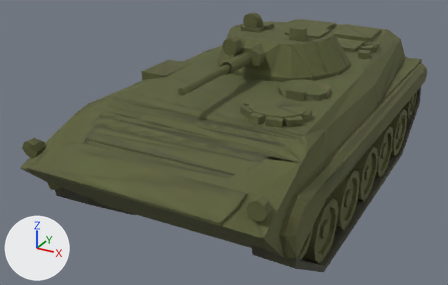
The glTF model web/public/pezzi/golan73_syrian_mech_0.glb: old version first, new version second.
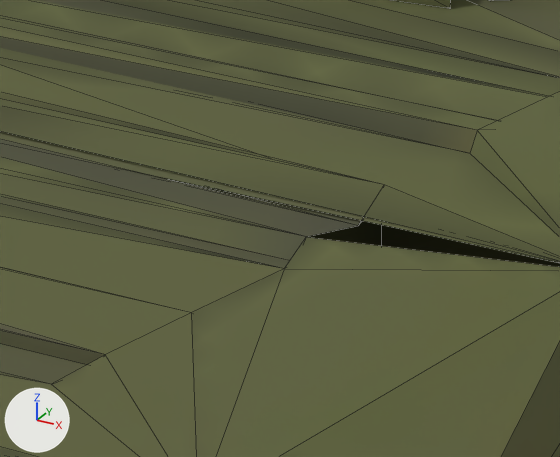
Each version appears first whole from a 50 mm lens placed at (0.527, -1.118, 0.649), pointed at (-0.054, -0.062, 0.121), and next in a close-up on the part from 50% to 66% of the width and 44% to 66% of the height. The lights are fixed; the arrows at lower left show +X, +Y and +Z. The older version's two pictures come first. The close-ups show mesh edges as thin lines. Vertices at exactly the same position are counted once.

Script lines for the objects in view, before the commit:
```python
me_golan73_syrian_mech_glb = bpy.data.meshes.new('golan73_syrian_mech.glb')
me_golan73_syrian_mech_glb.from_pydata(...)  # 1543 vertices, 2789 faces; spans x -0.247..0.247, y -0.487..0.487, z 0.0..0.373
me_golan73_syrian_mech_glb.materials.append(mat_figura)  # picture img_image_0
ob_golan73_syrian_mech_glb = bpy.data.objects.new('golan73_syrian_mech.glb', me_golan73_syrian_mech_glb)
ob_golan73_syrian_mech_glb.location = (0.0, 0.0, 0.0)
```
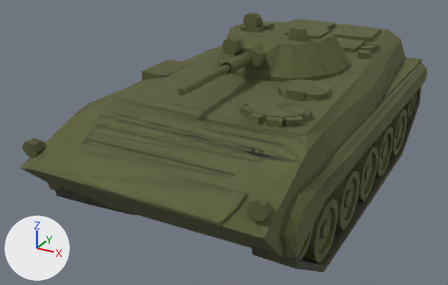
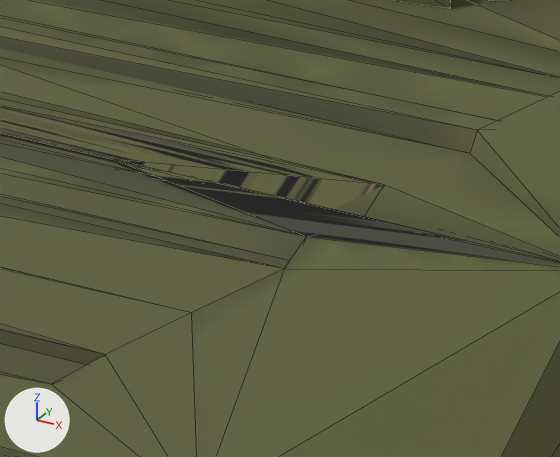
The change, as a diff of the scene's bpy script:
```diff
--- a/web/public/pezzi/golan73_syrian_mech_0.glb.py
+++ b/web/public/pezzi/golan73_syrian_mech_0.glb.py
@@ me_golan73_syrian_mech_glb @@
 # used by ob_golan73_syrian_mech_glb; location = (0.0, 0.0, 0.0)
-me_golan73_syrian_mech_glb.from_pydata(...)  # 1543 vertices, 2789 faces; spans x -0.247..0.247, y -0.487..0.487, z 0.0..0.373
+me_golan73_syrian_mech_glb.from_pydata(...)  # 1547 vertices, 2844 faces; spans x -0.247..0.247, y -0.487..0.487, z 0.0..0.373
+# me_golan73_syrian_mech_glb part 1
+# 4 vertices are added at (0.015, 0.082, 0.256), (0.129, -0.207, 0.267), (0.126, -0.081, 0.266), (0.116, -0.33, 0.25)
+# 55 new faces join them
 me_golan73_syrian_mech_glb.materials.append(mat_figura)
```

Pixel boxes [x1, y1, x2, y2] of what changed, in the close-ups (560 x 457 px):
part 1 of me_golan73_syrian_mech_glb, added
    after: [0, 106, 560, 267]
